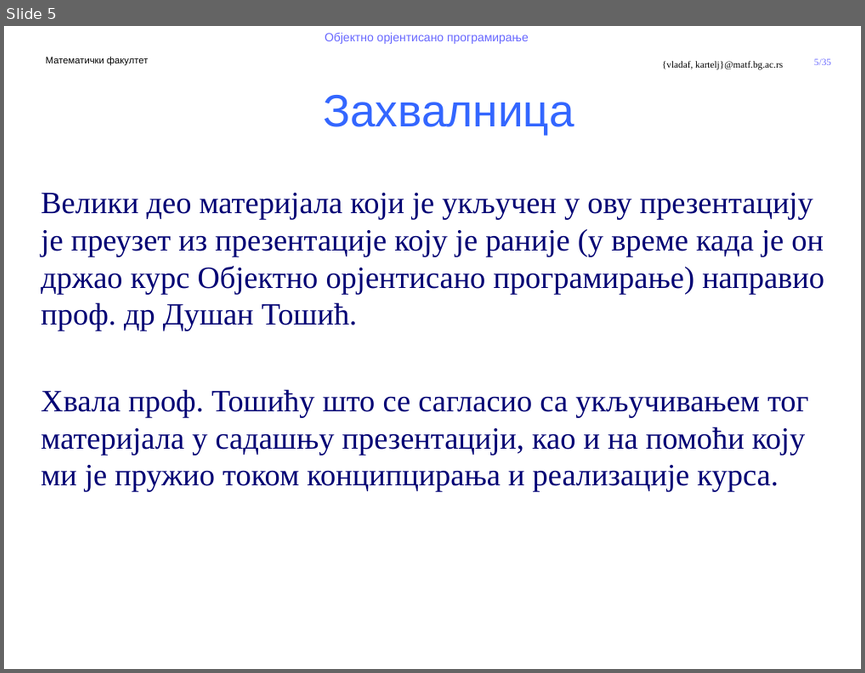
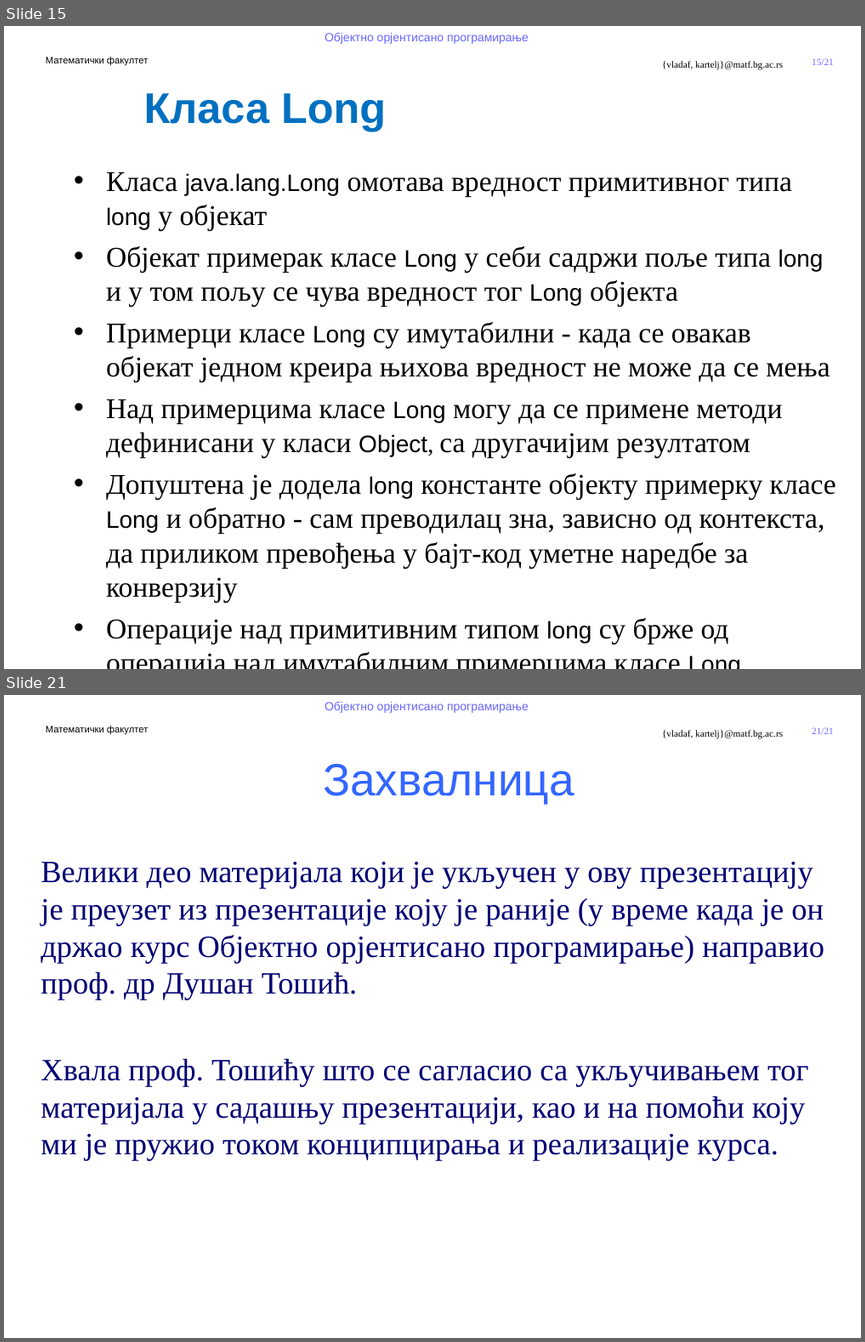
Before and after one commit to MatfOOP/OOP, a slide deck: predavanja/prezentacije/OOP07-1-Predefinisani tipovi u Javi.pptx. Shown one above the other, each under a label of ours: slide 5 before the commit, slides 15 and 21 after it; the slides between them are not shown. The pictures are 865x673 and 865x1342 pixels, drawn with LibreOffice and Linux fonts; fonts in the diff are those of the drawing; background and template pictures are left out. Boxes give left, top, right and bottom in pixels: in the first picture for what was removed or moved away, otherwise in the second. Text is boxed around its words. In the diff, an @@ line names an element or a change of style, - is before the commit and + after.

```diff
--- a/predavanja/prezentacije/OOP07-1-Predefinisani tipovi u Javi.pptx
+++ b/predavanja/prezentacije/OOP07-1-Predefinisani tipovi u Javi.pptx
@@ slide 15 added at box(4, 26, 861, 669), background #FFFFFF; not listed: 5 template elements that a slide beside it also shows @@
@@ text added at box(144, 93, 386, 131), 36 pt, text #0070C0, bold @@
+Класа Long
@@ text added at box(106, 172, 836, 643), 24 pt, text #000000 @@
+• Класа java.lang.Long омотава вредност примитивног типа long у објекат
+• Објекат примерак класе Long у себи садржи поље типа long и у том пољу се чува вредност тог Long објекта
+• Примерци класе Long су имутабилни - када се овакав објекат једном креира њихова вредност не може да се мења
+• Над примерцима класе Long могу да се примене методи дефинисани у класи Object, са другачијим резултатом
+• Допуштена је додела long константе објекту примерку класе Long и обратно - сам преводилац зна, зависно од контекста, да приликом превођења у бајт-код уметне наредбе за конверзију
+• Операције над примитивним типом long су брже од операција над имутабилним примерцима класе Long
@@ what was slide 5 is now slide 21 @@
@@ page number at box(812, 727, 834, 734): text changed @@
-5/35
+21/21
```
Also in this commit, not shown: 1 slide changed, 16 other slides added, 1 slide removed, 5 other files.
